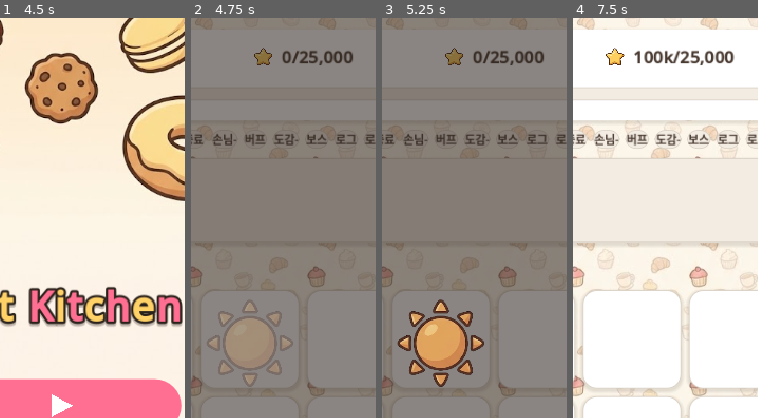
Above: before the commit, frames 1-4 (left to right).
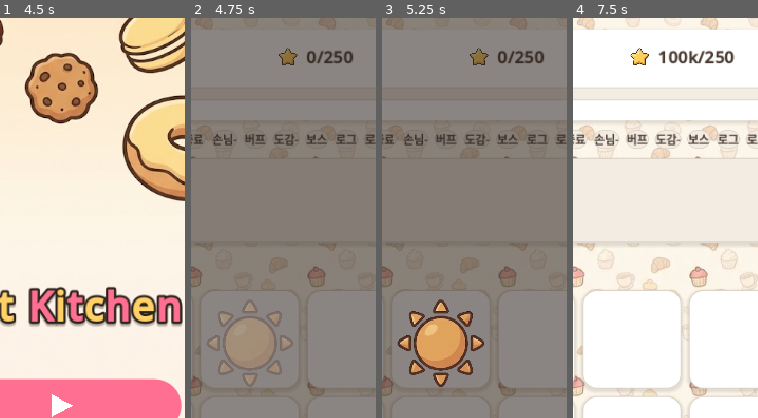
Above: after the commit, the same moments.

Repository: yellyB/game-slot-kitchen
Game: Godot game, scene res://scenes/Main.tscn
Same seed, same stepped clock (60 frames per second), same inputs: the game is played once before the commit and once after it. Sound files missing from this copy of the repository are replaced by a short silence.
Inputs (mouse positions are % of the whole screen's width and height, from its top left):
- Up to frame 1 (4.5 s): tap Enter at 0.5 s; move the mouse to (45, 70) at 0.52 s; hold W 0.53-1.25 s; tap Q at 0.6 s; click (45, 70) at 0.67 s; tap Space at 0.77 s; click (11, 5) at 1.25 s; drag from (80, 65) to (45, 70) at 2.02 s; move the mouse to (20, 35) at 2.77 s; hold A 2.78-3.5 s; tap R at 2.85 s; drag from (55, 50) to (20, 35) at 3.52 s; move the mouse to (35, 25) at 4.27 s; hold S from 4.28 s (still down); tap Z at 4.35 s
- Up to frame 2 (4.75 s): keep holding S; tap Space at 4.52 s
- Up to frame 3 (5.25 s): release S at 5 s; drag from (21, 40) to (35, 25) at 5.02 s
- Up to frame 4 (7.5 s): move the mouse to (50, 40) at 5.77 s; hold W 5.78-6.5 s; tap C at 5.85 s; click (50, 40) at 5.92 s; click "+10만" at 6.5 s; click "별+10만" at 7.25 s
The pictures show only the part of the screen within x 34-84%, y 0-50%; the shares and areas given below are measured in that part.

Frame 1 is identical in both runs. In frame 2, 0.9% of the frame differs, in the area x 34-83%, y 7-12%; in frame 3, 0.9%; in frame 4, 1.5%, in the area x 17-83%, y 7-12%.

Commit message:
2단계: 점수 스케일 ÷100 + 덧셈%버프 ×10 (커피 1점화)
- recipes: 메뉴 기본점수 ÷100 (커피 100→1 … 케이크 2000→20)
- levels: 가게세/목표 ÷100 (RENT_ONBOARD·RENT_BASE)
- buff_defs: 덧셈% 버프 30개 값 ×10 (기초체력 0.34→3.4 등).
  배수형(황금손·다다익선)·총점%(정산·콩고물·적립·뻥튀기)·돈버프는 유지.

주의: 로케일/버프.md 문구(%표기)는 아직 미동기 — 3단계 값 확정 후 일괄 반영 예정.

Co-Authored-By: Claude Opus 4.8 (1M context) <noreply@anthropic.com>

Diff:
--- a/data/buff_defs.gd
+++ b/data/buff_defs.gd
@@ -51,50 +51,50 @@
 	"dmd_cream":  {"card": 21, "icon": "🍦", "demand": {"ingredient": "cream", "mult": 1.5}},
 
 	# ── 메뉴가격 등급별 인상 ──
-	"mp_t12":     {"card": 22, "icon": "💲", "menu_price": {"tiers": [1, 2], "pct": 1.04}},
-	"mp_t34":     {"card": 23, "icon": "💲", "menu_price": {"tiers": [3, 4], "pct": 0.40}},
-	"mp_t56":     {"card": 24, "icon": "💲", "menu_price": {"tiers": [5, 6], "pct": 0.90}},
+	"mp_t12":     {"card": 22, "icon": "💲", "menu_price": {"tiers": [1, 2], "pct": 10.4}},
+	"mp_t34":     {"card": 23, "icon": "💲", "menu_price": {"tiers": [3, 4], "pct": 4.0}},
+	"mp_t56":     {"card": 24, "icon": "💲", "menu_price": {"tiers": [5, 6], "pct": 9.0}},
 
 	# ── 메뉴가격 성장(램프) 25~30 ──
-	"ramp_t1":    {"card": 25, "icon": "📈", "ramp": {"tier": 1, "value": 0.21}},
-	"ramp_t2":    {"card": 26, "icon": "📈", "ramp": {"tier": 2, "value": 0.21}},
-	"ramp_t3":    {"card": 27, "icon": "📈", "ramp": {"tier": 3, "value": 0.21}},
-	"ramp_t4":    {"card": 28, "icon": "📈", "ramp": {"tier": 4, "value": 0.21}},
-	"ramp_t5":    {"card": 29, "icon": "📈", "ramp": {"tier": 5, "value": 0.45}},
-	"ramp_t6":    {"card": 30, "icon": "📈", "ramp": {"tier": 6, "value": 0.55}},
+	"ramp_t1":    {"card": 25, "icon": "📈", "ramp": {"tier": 1, "value": 2.1}},
+	"ramp_t2":    {"card": 26, "icon": "📈", "ramp": {"tier": 2, "value": 2.1}},
+	"ramp_t3":    {"card": 27, "icon": "📈", "ramp": {"tier": 3, "value": 2.1}},
+	"ramp_t4":    {"card": 28, "icon": "📈", "ramp": {"tier": 4, "value": 2.1}},
+	"ramp_t5":    {"card": 29, "icon": "📈", "ramp": {"tier": 5, "value": 4.5}},
+	"ramp_t6":    {"card": 30, "icon": "📈", "ramp": {"tier": 6, "value": 5.5}},
 
 	# ── 판매금: 슬롯/버프 공간 빌드(31~41) ──
 	"sc_buff_a":  {"card": 31, "icon": "🧮", "sale": {"type": "mult_count", "per": "buff", "step": 0.30}},
-	"sc_buff_b":  {"card": 32, "icon": "🧮", "sale": {"type": "count", "per": "buff", "base": 0.24, "step": 0.10}},
-	"sc_fill_a":  {"card": 33, "icon": "🧱", "sale": {"type": "count", "per": "filled", "base": 0.0, "step": 0.04}},
-	"sc_fill_b":  {"card": 34, "icon": "🧱", "sale": {"type": "count", "per": "filled", "base": 0.13, "step": 0.03}},
+	"sc_buff_b":  {"card": 32, "icon": "🧮", "sale": {"type": "count", "per": "buff", "base": 2.4, "step": 1.0}},
+	"sc_fill_a":  {"card": 33, "icon": "🧱", "sale": {"type": "count", "per": "filled", "base": 0.0, "step": 0.4}},
+	"sc_fill_b":  {"card": 34, "icon": "🧱", "sale": {"type": "count", "per": "filled", "base": 1.3, "step": 0.3}},
 	"sc_empt_a":  {"card": 35, "icon": "⬜", "sale": {"type": "mult_count", "per": "empty", "step": 0.25}},
-	"sc_empt_b":  {"card": 36, "icon": "⬜", "sale": {"type": "count", "per": "empty", "base": 0.17, "step": 0.06}},
+	"sc_empt_b":  {"card": 36, "icon": "⬜", "sale": {"type": "count", "per": "empty", "base": 1.7, "step": 0.6}},
 	"sale_full":  {"card": 37, "icon": "🈵", "sale": {"type": "mult", "value": 1.4, "when": "board_full"}},
 	"cook_empty": {"card": 38, "icon": "💨", "cook_clean": {"max": 0.40, "per": 0.05}},
-	"sc_order":   {"card": 39, "icon": "📝", "sale": {"type": "count", "per": "orders", "base": 0.0, "step": 0.08}},
+	"sc_order":   {"card": 39, "icon": "📝", "sale": {"type": "count", "per": "orders", "base": 0.0, "step": 0.8}},
 	"sc_dish":    {"card": 40, "icon": "🍽️", "sale": {"type": "mult_count", "per": "dishes", "step": 0.3}},
-	"sc_ingr":    {"card": 41, "icon": "🧺", "sale": {"type": "count", "per": "ingr", "base": 0.0, "step": 0.12}},
+	"sc_ingr":    {"card": 41, "icon": "🧺", "sale": {"type": "count", "per": "ingr", "base": 0.0, "step": 1.2}},
 
 	# ── 판매금: 콤보/연속/확률(42~52) ──
 	"prob_x2":    {"card": 42, "icon": "🎲", "sale": {"type": "prob_double", "chance": 0.40}},
-	"rt_streak3": {"card": 43, "icon": "📈", "trigger": {"kind": "streak3", "value": 0.65}},
-	"rt_every7":  {"card": 44, "icon": "📈", "trigger": {"kind": "every7", "value": 0.23}},
-	"rt_fast3":   {"card": 45, "icon": "📈", "trigger": {"kind": "fast3", "value": 0.45, "window": 3.0}},
+	"rt_streak3": {"card": 43, "icon": "📈", "trigger": {"kind": "streak3", "value": 6.5}},
+	"rt_every7":  {"card": 44, "icon": "📈", "trigger": {"kind": "every7", "value": 2.3}},
+	"rt_fast3":   {"card": 45, "icon": "📈", "trigger": {"kind": "fast3", "value": 4.5, "window": 3.0}},
 	"accum_sale": {"card": 46, "icon": "🪙", "sale": {"type": "accum", "pct": 0.02}},
-	"sale_flat3": {"card": 47, "icon": "💰", "sale": {"type": "flat", "pct": 0.34}},
-	"prob_bonus": {"card": 48, "icon": "🍀", "sale": {"type": "prob_pct", "chance": 0.20, "pct": 1.20}},
-	"sale_risk":  {"card": 49, "icon": "💥", "sale": {"type": "risk", "pct": 0.42, "chance": 0.05}},
+	"sale_flat3": {"card": 47, "icon": "💰", "sale": {"type": "flat", "pct": 3.4}},
+	"prob_bonus": {"card": 48, "icon": "🍀", "sale": {"type": "prob_pct", "chance": 0.20, "pct": 12.0}},
+	"sale_risk":  {"card": 49, "icon": "💥", "sale": {"type": "risk", "pct": 4.2, "chance": 0.05}},
 	"no_buy":     {"card": 50, "icon": "🚫", "blocked": true},
 	"sale_cash":  {"card": 51, "icon": "🏦", "settle": {"kind": "served", "threshold": 0.0, "pct": 0.10}},
-	"sale_pat":   {"card": 52, "icon": "⚖️", "sale": {"type": "flat", "pct": 0.29}, "mult": {"stat": "patience_mult", "value": 0.80}},
+	"sale_pat":   {"card": 52, "icon": "⚖️", "sale": {"type": "flat", "pct": 2.9}, "mult": {"stat": "patience_mult", "value": 0.80}},
 
 	# ── 판매금: 조건부/앰프(53~58) ──
-	"sale_t12":   {"card": 53, "icon": "💰", "sale": {"type": "tier", "tiers": [1, 2], "pct": 0.86}},
-	"sale_t34":   {"card": 54, "icon": "💰", "sale": {"type": "tier", "tiers": [3, 4], "pct": 0.40}},
-	"sale_t56":   {"card": 55, "icon": "💰", "sale": {"type": "tier", "tiers": [5, 6], "pct": 0.90}},
-	"sale_fresh": {"card": 56, "icon": "✨", "sale": {"type": "fresh", "within": 2.0, "pct": 0.34}},
-	"sale_fast":  {"card": 57, "icon": "⚡", "sale": {"type": "fast_order", "within": 6.0, "pct": 0.52}},
+	"sale_t12":   {"card": 53, "icon": "💰", "sale": {"type": "tier", "tiers": [1, 2], "pct": 8.6}},
+	"sale_t34":   {"card": 54, "icon": "💰", "sale": {"type": "tier", "tiers": [3, 4], "pct": 4.0}},
+	"sale_t56":   {"card": 55, "icon": "💰", "sale": {"type": "tier", "tiers": [5, 6], "pct": 9.0}},
+	"sale_fresh": {"card": 56, "icon": "✨", "sale": {"type": "fresh", "within": 2.0, "pct": 3.4}},
+	"sale_fast":  {"card": 57, "icon": "⚡", "sale": {"type": "fast_order", "within": 6.0, "pct": 5.2}},
 	"sale_addon": {"card": 58, "icon": "🔊", "sale": {"type": "addon", "pct": 0.69}},
 
 	"mult_all":   {"card": 75, "icon": "✖️", "sale": {"type": "mult", "value": 1.3}},
@@ -116,9 +116,9 @@
 
 	# ── 벼랑끝(67~70) ──
 	"pat_extend": {"card": 67, "icon": "🧘", "patience_flat": 7.0},
-	"sale_late":  {"card": 68, "icon": "⌛", "sale": {"type": "late", "after": 25.0, "pct": 0.69}},
-	"sale_burn":  {"card": 69, "icon": "🔥", "sale": {"type": "consumed", "pct": 0.81}},
-	"sale_crit":  {"card": 70, "icon": "🚨", "sale": {"type": "critical", "pct": 0.52}},
+	"sale_late":  {"card": 68, "icon": "⌛", "sale": {"type": "late", "after": 25.0, "pct": 6.9}},
+	"sale_burn":  {"card": 69, "icon": "🔥", "sale": {"type": "consumed", "pct": 8.1}},
+	"sale_crit":  {"card": 70, "icon": "🚨", "sale": {"type": "critical", "pct": 5.2}},
 
 	# ── 방치(71~74) ──
 	"pat_down":   {"card": 71, "icon": "💢", "mult": {"stat": "patience_mult", "value": 0.70}},
--- a/data/levels.gd
+++ b/data/levels.gd
@@ -11,11 +11,11 @@
 ## 월세 = 볼록 곡선(완만한 기본 복리 + 후반 가속 항). 초반은 거의 그대로(온보딩 보호),
 ## 중후반은 가파르게 올라 스노우볼을 오래 압박. 실로그(중간빌드 월매출)에 맞춰 튜닝. SIM_GROWTH로 스윕.
 ##   rent(mi) = BASE × ( GROWTH^mi + ACCEL_W × (ACCEL^mi − 1) )   (mi=0-base 개월)
-const RENT_BASE := 40000    # 곡선 기준값(mi>=onboarding 스케일). 초반은 RENT_ONBOARD로 별도.
+const RENT_BASE := 400    # 곡선 기준값(mi>=onboarding 스케일). 초반은 RENT_ONBOARD로 별도.
 # 1~6개월차 월세 — 6개월 아크 명시값(게임 엔딩=6개월 전제). 7개월차+는 아래 곡선 공식.
 #   실플레이(#2134) 기준 각 월말 여유(직전현금÷월세) ~1.3~1.8배 유지하도록 튜닝.
 #   월1 25k(온보딩, 여유 1.3배) → 월2부터 성장세에 맞춰 상향.
-const RENT_ONBOARD := [25000, 55000, 80000, 110000, 150000, 195000]
+const RENT_ONBOARD := [250, 550, 800, 1100, 1500, 1950]
 const RENT_GROWTH := 1.25   # 기본 복리 — 초반 월세 상향(2개월차 여유 축소). 강빌드 12개월 지점은 ACCEL이 결정
 const RENT_ACCEL := 2.50    # 후반 가속 항 복리(볼록) — 시뮬: 강빌드 ~12개월 겨우 통과 후 탈락
 const RENT_ACCEL_W := 0.02  # 가속 항 가중(초반 미미 → 후반 지배)
--- a/data/recipes.gd
+++ b/data/recipes.gd
@@ -7,12 +7,12 @@
 ## 종류/테마는 placeholder(미정) — 나중에 이름·아이콘·재료 교체. 경제·수요 곡선용.
 ## (카테고리 tag는 아직 안 넣음 — 카테고리 버프 설계 시 추가)
 const ALL := {
-	"coffee":  {"name": "커피",     "icon": "☕", "ingredients": ["bean", "water"], "cook_time": 3.0, "price": 100,  "tier": 1},
-	"latte":   {"name": "라떼",     "icon": "🥛", "ingredients": ["bean", "milk"], "cook_time": 4.0, "price": 200,  "tier": 2},
-	"glazed":  {"name": "글레이즈드", "icon": "🍩", "ingredients": ["flour", "egg", "sugar"], "cook_time": 5.0, "price": 600,  "tier": 3},
-	"choco":   {"name": "초코도넛",  "icon": "🍪", "ingredients": ["flour", "egg", "chocolate"], "cook_time": 5.0, "price": 800,  "tier": 4},
-	"tiramisu": {"name": "티라미수",  "icon": "🍮", "ingredients": ["bean", "cream", "sugar"], "cook_time": 6.0, "price": 1200, "tier": 5},
-	"special": {"name": "초코케이크",  "icon": "🍰", "ingredients": ["flour", "cream", "sugar", "chocolate"], "cook_time": 7.0, "price": 2000, "tier": 6},
+	"coffee":  {"name": "커피",     "icon": "☕", "ingredients": ["bean", "water"], "cook_time": 3.0, "price": 1,  "tier": 1},
+	"latte":   {"name": "라떼",     "icon": "🥛", "ingredients": ["bean", "milk"], "cook_time": 4.0, "price": 2,  "tier": 2},
+	"glazed":  {"name": "글레이즈드", "icon": "🍩", "ingredients": ["flour", "egg", "sugar"], "cook_time": 5.0, "price": 6,  "tier": 3},
+	"choco":   {"name": "초코도넛",  "icon": "🍪", "ingredients": ["flour", "egg", "chocolate"], "cook_time": 5.0, "price": 8,  "tier": 4},
+	"tiramisu": {"name": "티라미수",  "icon": "🍮", "ingredients": ["bean", "cream", "sugar"], "cook_time": 6.0, "price": 12, "tier": 5},
+	"special": {"name": "초코케이크",  "icon": "🍰", "ingredients": ["flour", "cream", "sugar", "chocolate"], "cook_time": 7.0, "price": 20, "tier": 6},
 }
 
 static func all_ids() -> Array:
